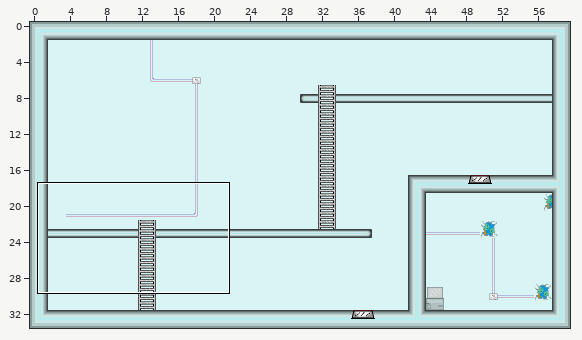
Two states of a Tiled map, assets/level3.tmx. Above: a wide view before the commit, with the close-up outlined.
Close-up. As it was:
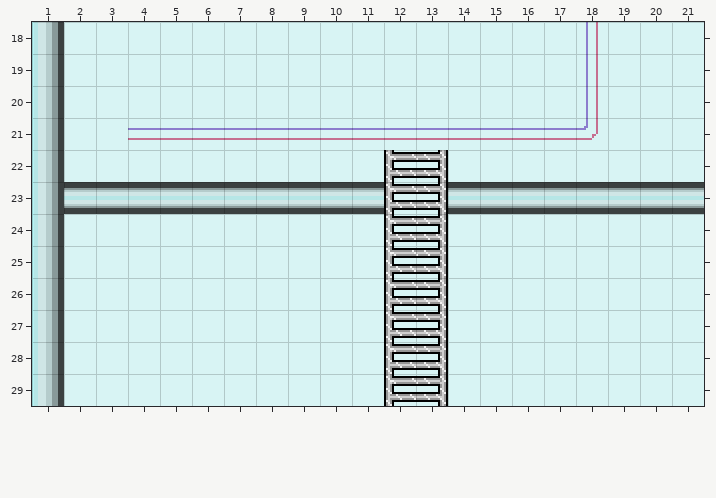
Cells are 16x16 px. Shown: x 1..21, y 18..29. The commit also changed other parts of the map, which this record leaves out.
The same view after the edit:
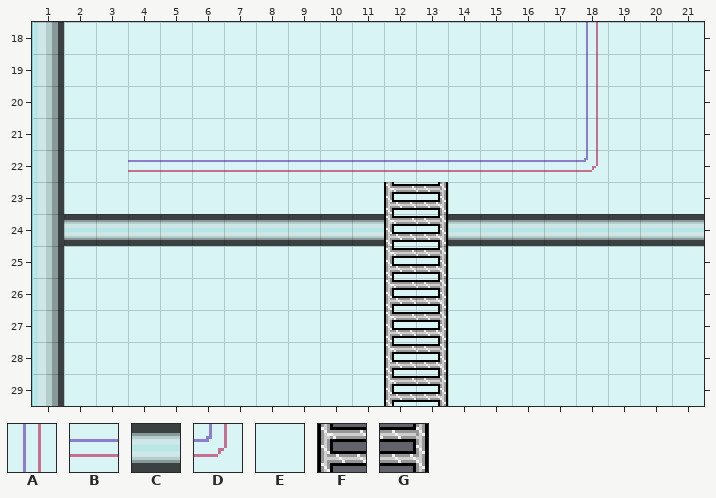
Key: from "tilez": A 204, B 205, C 257, D 397, E 655, F 771, G 772.
_ is an empty cell.
From old to new:
Layer "bg":
Tile E becomes tile B in row 22 at x 4.
Tile E becomes tile C in row 24 at x 2 to 11 and 14 to 21.
Tile B becomes tile E in row 21 at x 4.
Tile C becomes tile E in row 23 at x 2 to 11 and 14 to 21.
Layer "ladders/tp":
Tile D becomes tile A in row 21 at x 18.
Tile F becomes tile B in row 22 at x 12.
Tile G becomes tile B in row 22 at x 13.
The author put tile B in row 22 at x 5 to 11 and 14 to 17.
The author put tile D in row 22 at x 18.
The edit erases tile B in row 21 at x 5 to 17.
